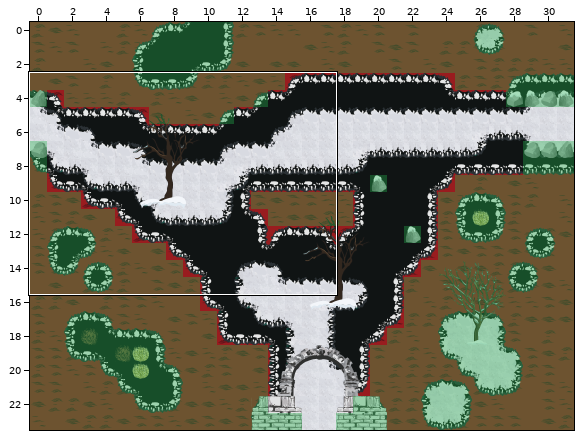
One commit to this Tiled map: levels_tmx/tmx/new_7.tmx. The picture above shows the old version from afar; the outline marks the close-up.
Close-up. The starting point:
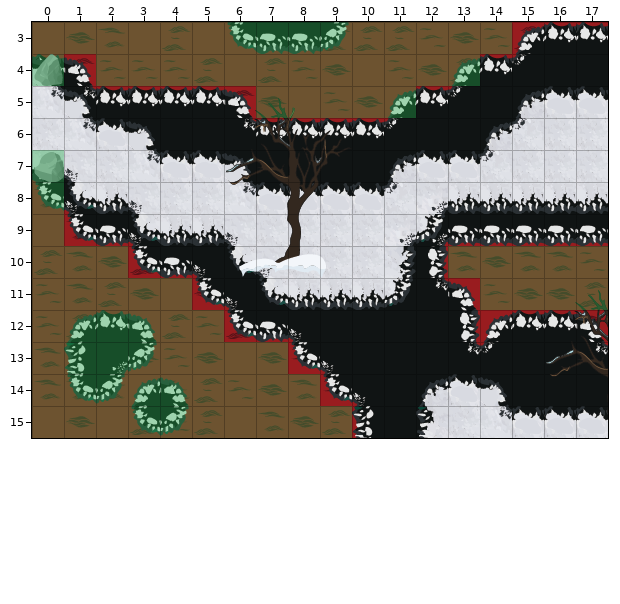
Cells are 32x32 px. Shown: x 0..17, y 3..15. The commit also changed other parts of the map, which this record leaves out.
After the commit:
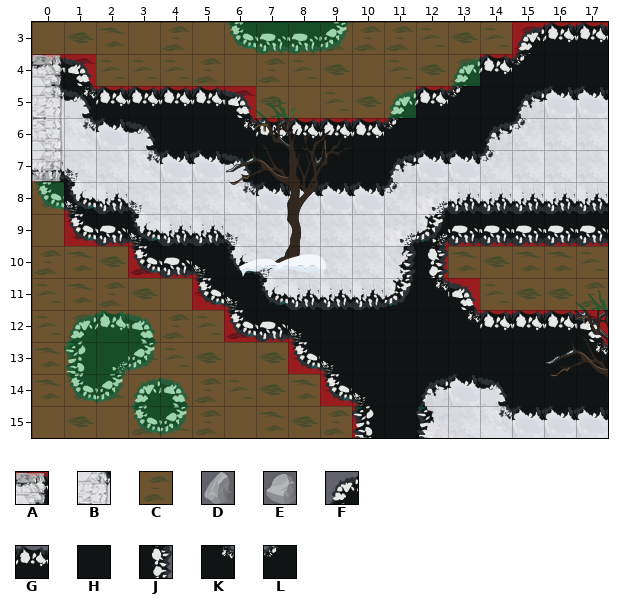
Key: from "Silent Wood-03": A 6, B 18; from "coll": C 0; from "obj": D 18, E 19; from "rocksnow": F 0, G 1, H 13, J 14, K 22, L 23.
_ is an empty cell.
Tiles of an added or newly shown layer are drawn over the layers below it.
See-through tiles are keyed as they look on the map.
Change:
Layer "Ground":
y 12: x 13..14 JF -> KG
y 13: x 13..14 KL -> HH
Layer "GroundObjects":
y 4: x 0 D -> _
y 7: x 0 E -> _
Layer "DBWest" (now shown):
y 4: x 0 _ -> A
y 5: x 0 _ -> B
y 6: x 0 _ -> A
y 7: x 0 _ -> B
Layer "Collision":
y 4: x 0 C -> _
y 7: x 0 C -> _
Boxes around the changes in both close-ups, in picture pixels (x1, y1, x2, y2):
changed: (32, 54, 64, 182)
changed: (460, 310, 512, 355)
